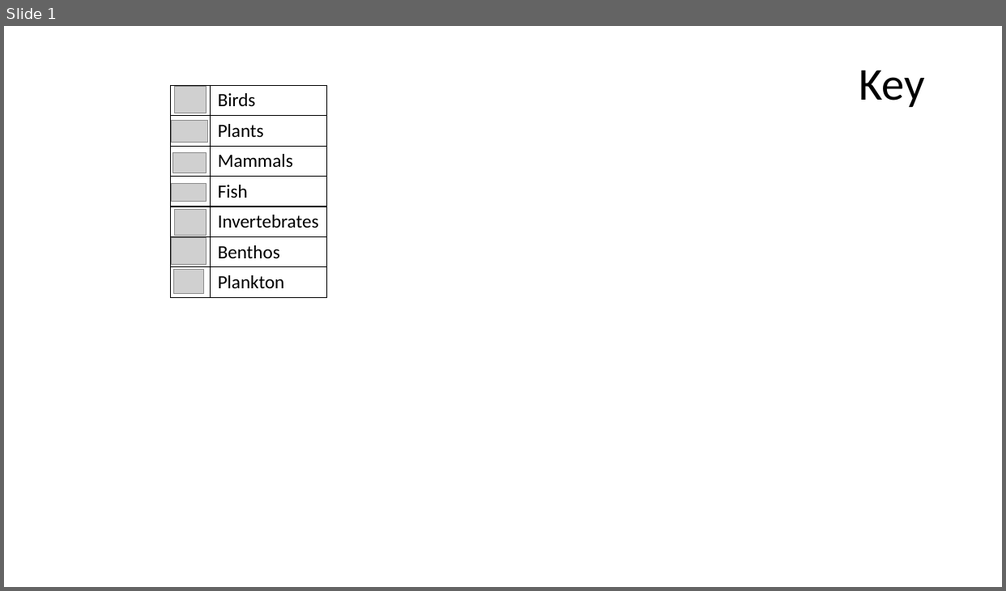
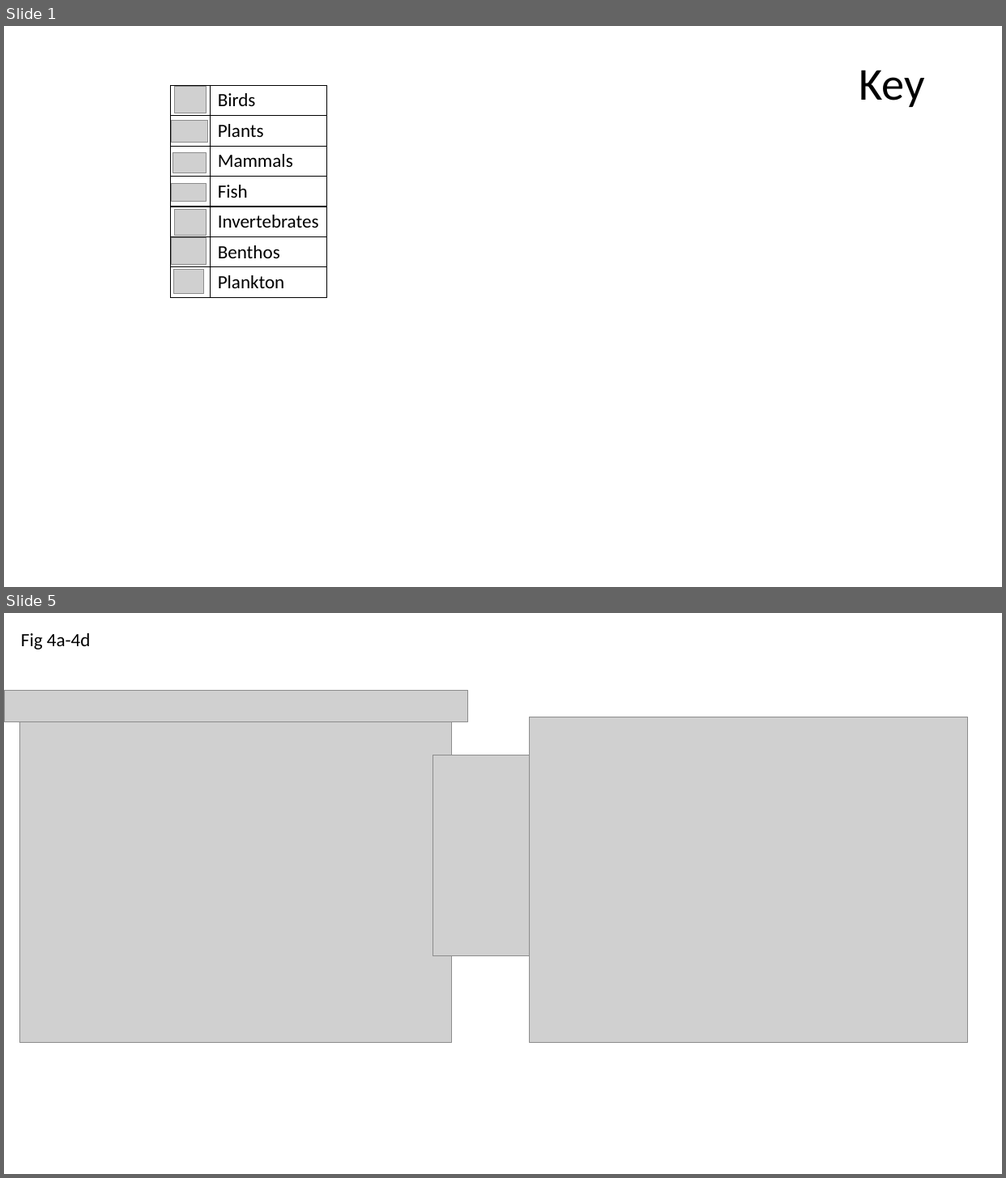
Before and after one commit to hurlbertlab/core-transient, a slide deck: output/plots/all_figs_with_legends.pptx. Shown one above the other, each under a label of ours: slide 1 before the commit, slides 1 and 5 after it; the slides between them are not shown. The pictures are 1006x591 and 1006x1178 pixels, drawn with LibreOffice and Linux fonts; fonts in the diff are those of the drawing; grey boxes stand for pictures. Boxes give left, top, right and bottom in pixels: in the first picture for what was removed or moved away, otherwise in the second. Text is boxed around its words. In the diff, an @@ line names an element or a change of style, - is before the commit and + after.

```diff
--- a/output/plots/all_figs_with_legends.pptx
+++ b/output/plots/all_figs_with_legends.pptx
@@ slide 5 added at (x1=4, y1=613, x2=1002, y2=1174), background #FFFFFF @@
@@ text added at (x1=21, y1=633, x2=91, y2=649), 18 pt, text #000000 @@
+Fig 4a-4d
@@ picture added at (x1=4, y1=690, x2=468, y2=722) @@
@@ picture added at (x1=19, y1=722, x2=452, y2=1043) @@
@@ picture added at (x1=530, y1=717, x2=967, y2=1043) @@
@@ picture added at (x1=433, y1=756, x2=530, y2=956) @@
```
Also in this commit, not shown: 3 slides changed, 3 slides removed, 24 other files.
